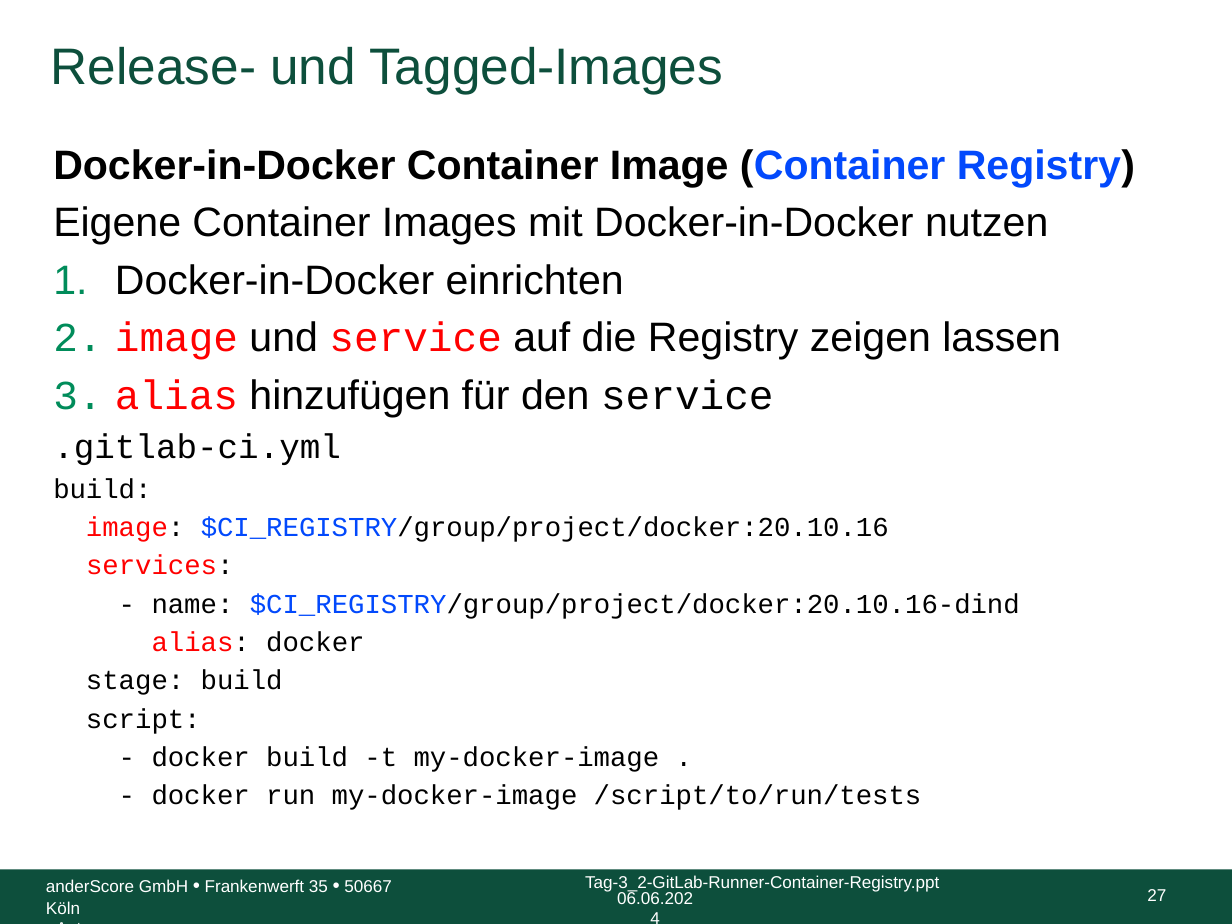
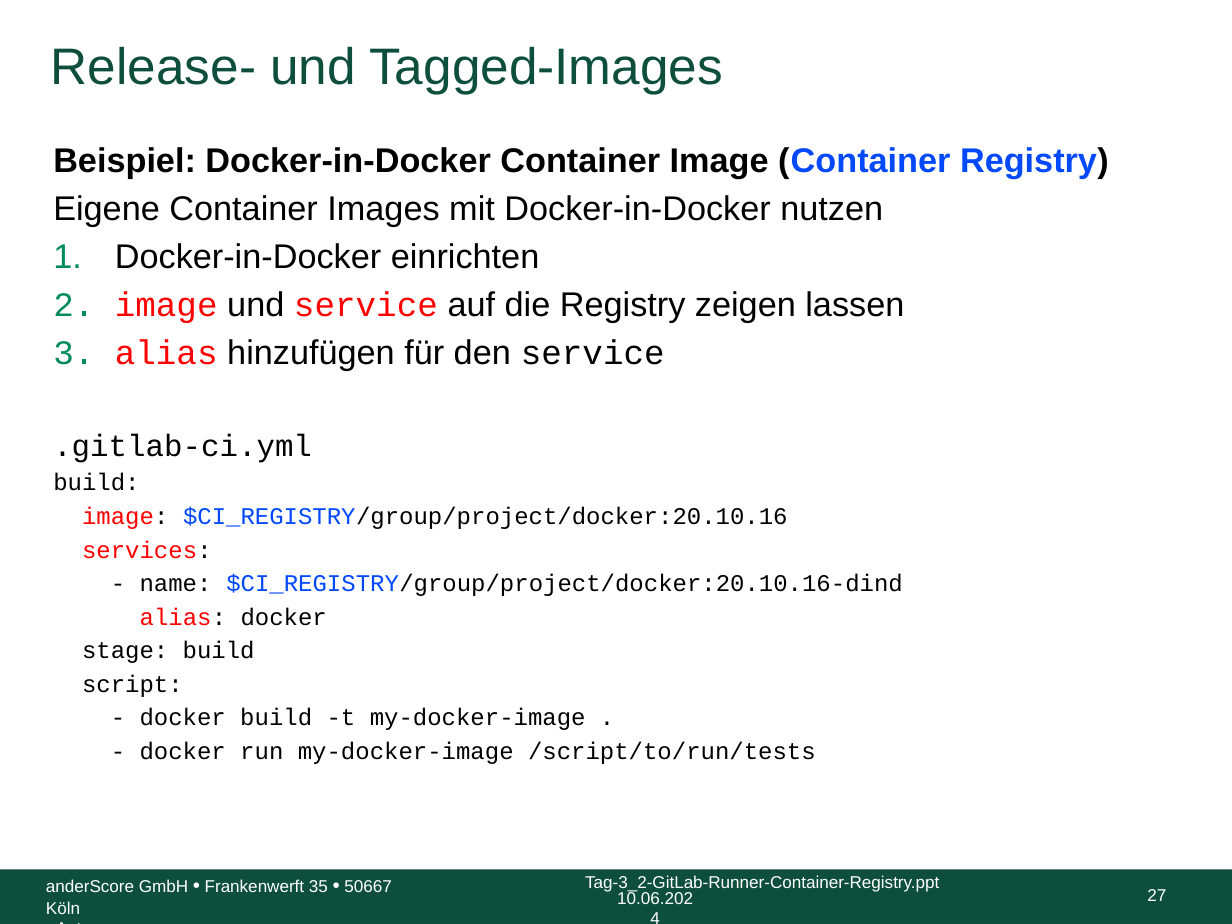
Before and after one commit to anderscore-gmbh/gitlab, a slide deck: slide 27 of slides/Tag-3_4-Release-und-Tagged-Images.pptx. Drawn at 1232x924 pixels with LibreOffice and Linux fonts; fonts in the diff are those of the drawing; background and template pictures are left out. Boxes give left, top, right and bottom in pixels: in the first picture for what was removed or moved away, otherwise in the second. Text is boxed around its words. In the diff, an @@ line names an element or a change of style, - is before the commit and + after.

Commit message:
Übungen in Theorie-Slides, Fix typos und formatting

```diff
--- a/slides/Tag-3_4-Release-und-Tagged-Images.pptx
+++ b/slides/Tag-3_4-Release-und-Tagged-Images.pptx
@@ text at (x1=53, y1=147, x2=1109, y2=179): text changed; size 24 to 20 pt @@
-Docker-in-Docker Container Image (Container Registry)
+Beispiel: Docker-in-Docker Container Image (Container Registry)
@@ text at (x1=53, y1=195, x2=904, y2=764): size 24 to 20 pt in "Eigene Container Images mit Docker-in-Docker nutzen", "Docker-in-Docker einrichten", "image und service auf die Registry zeigen ...", "alias hinzufügen für den service"; size 20 to 18 pt in ".gitlab-ci.yml"; size 16 to 14 pt in "build:", "image: $CI_REGISTRY/group/project/docker:20.10.16", "services:", "- name: $CI_REGISTRY/group/project/docker:20.10.16-dind" and 5 more places @@
@@ text at (x1=617, y1=890, x2=693, y2=904): text changed @@
-06.06.2024
+10.06.2024
```
Also in this commit, not shown: 33 other slides changed, 1 slide removed, 1 other file.
